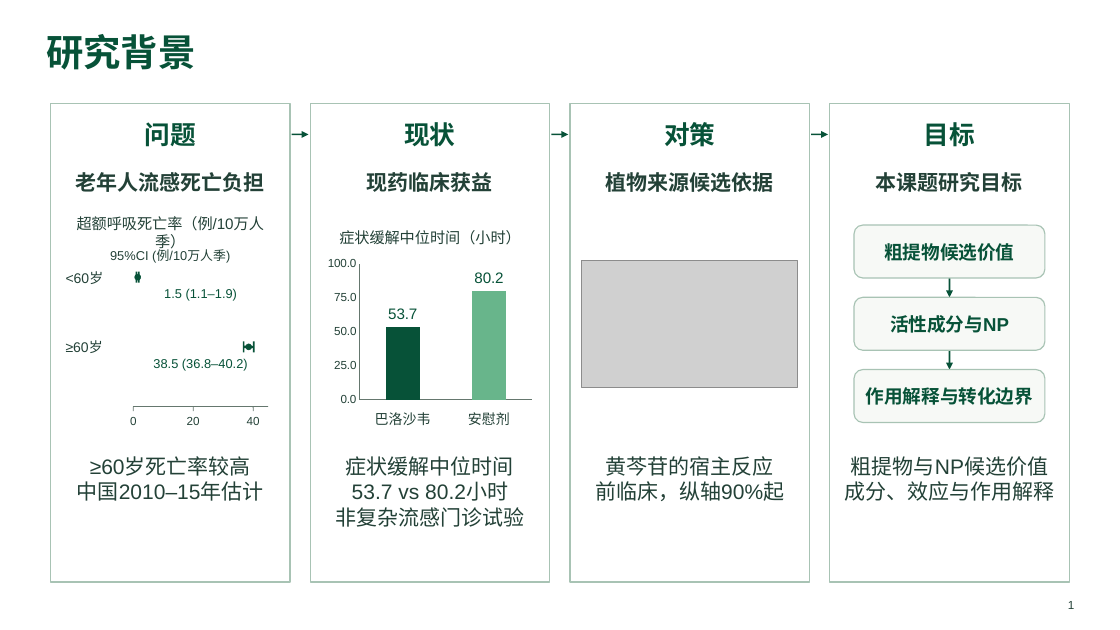
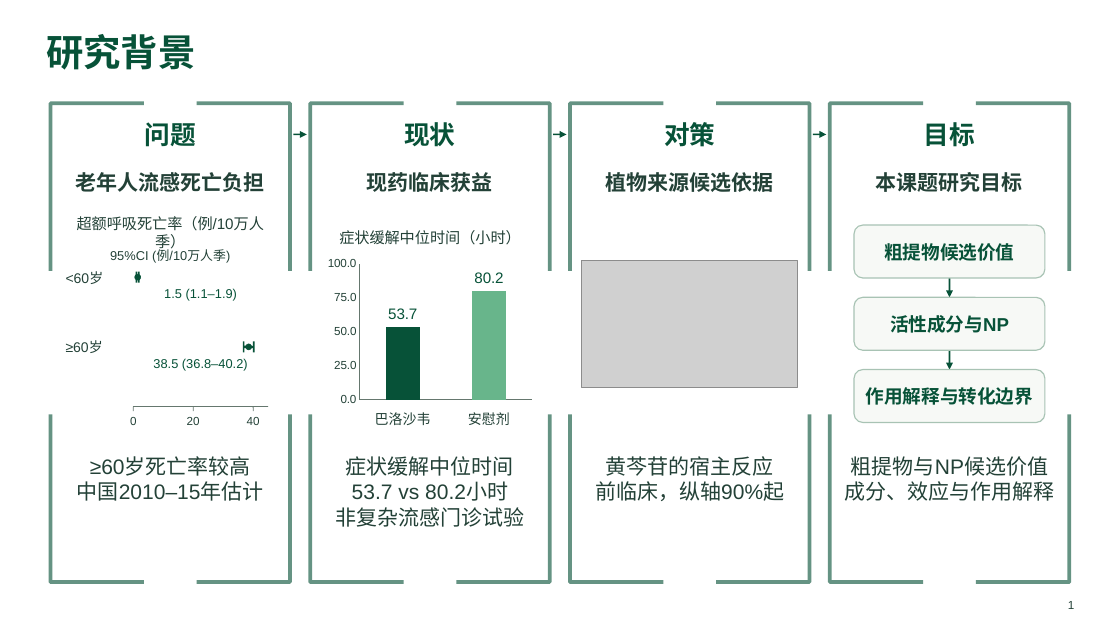
Before and after one commit to yetong0516/research-slide-workflow, a slide deck: slide 1 of examples/natural-antiviral/example.pptx. Drawn at 1120x630 pixels with LibreOffice and Linux fonts; fonts in the diff are those of the drawing; grey boxes stand for pictures. Boxes give left, top, right and bottom in pixels: in the first picture for what was removed or moved away, otherwise in the second. Text is boxed around its words. In the diff, an @@ line names an element or a change of style, - is before the commit and + after.

```diff
--- a/examples/natural-antiviral/example.pptx
+++ b/examples/natural-antiviral/example.pptx
@@ rectangle removed at [50,103,290,582] @@
@@ freeform shape added at [50,103,290,582], outline #075238 3.2 pt @@
@@ rectangle removed at [310,103,549,582] @@
@@ freeform shape added at [310,103,549,582], outline #075238 3.2 pt @@
@@ rectangle removed at [571,103,810,582] @@
@@ freeform shape added at [571,103,810,582], outline #075238 3.2 pt @@
@@ rectangle removed at [830,103,1070,582] @@
@@ freeform shape added at [830,103,1070,582], outline #075238 3.2 pt @@
```
Also in this commit, not shown: 6 other slides changed, 6 other files.
